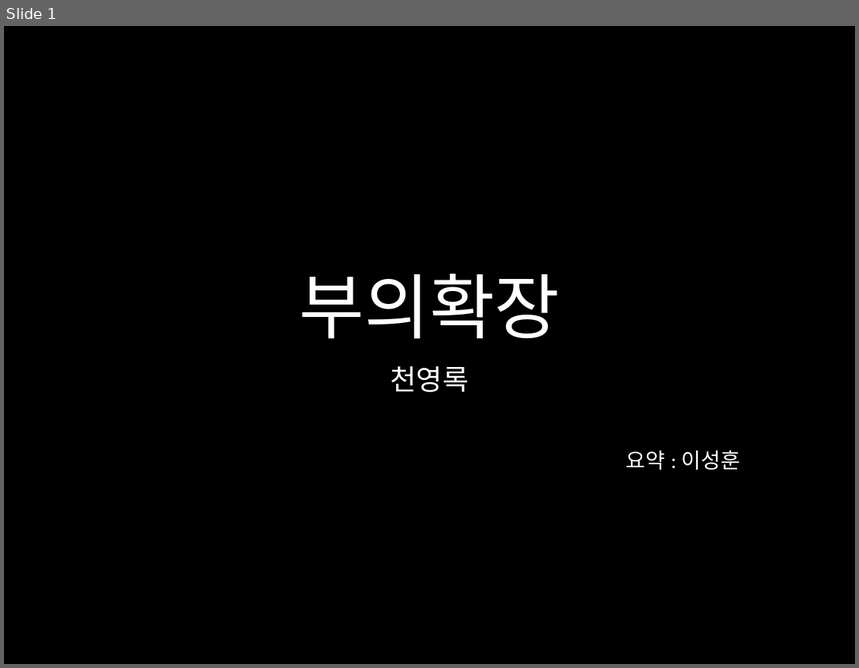
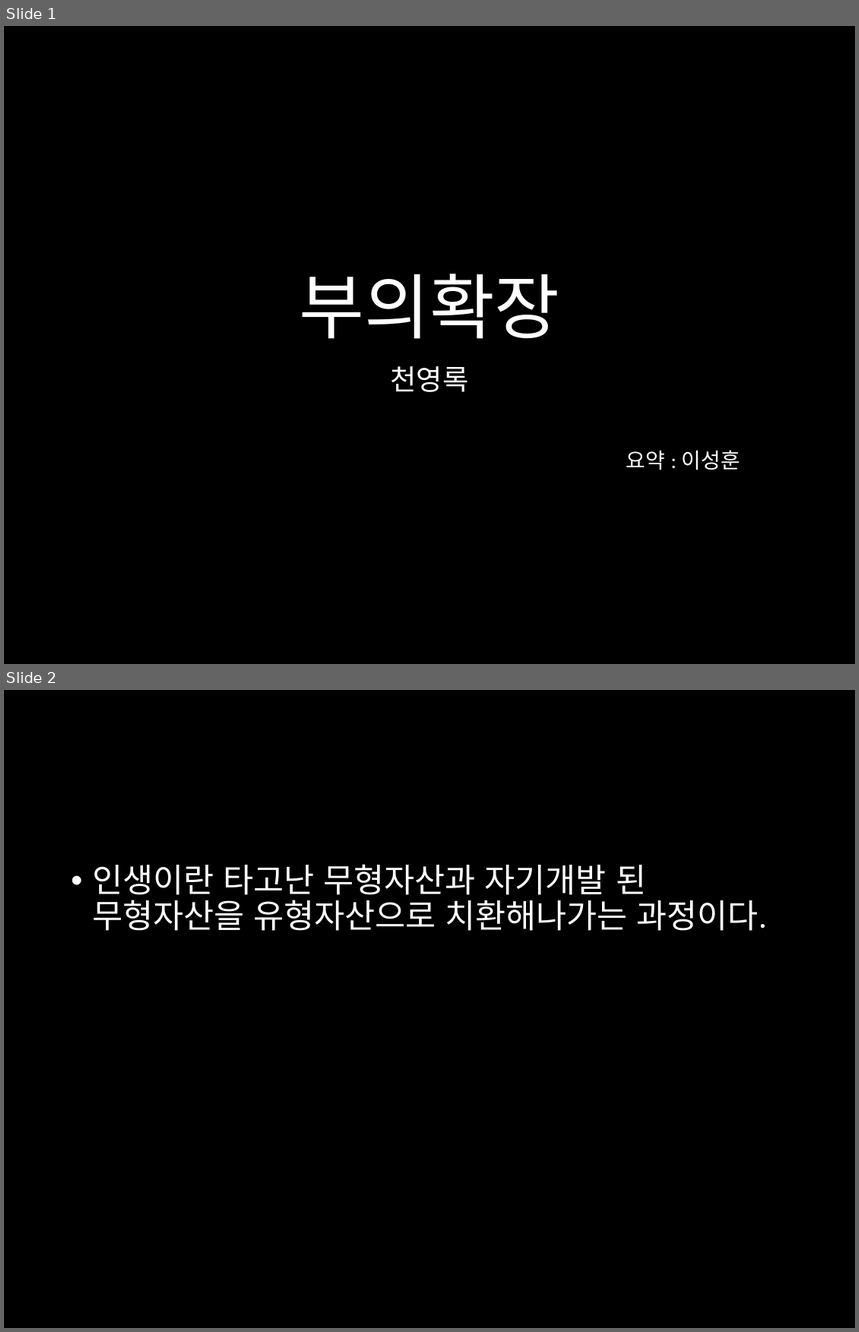
Before and after one commit to harrisleesh/Review, a slide deck: 부의확장.pptx. Shown one above the other, each under a label of ours: slide 1 before the commit, slides 1 and 2 after it. The pictures are 859x668 and 859x1332 pixels, drawn with LibreOffice and Linux fonts; fonts in the diff are those of the drawing. Boxes give left, top, right and bottom in pixels: in the first picture for what was removed or moved away, otherwise in the second. Text is boxed around its words. In the diff, an @@ line names an element or a change of style, - is before the commit and + after.

Commit message:
Second commit
부의 확장 Contents
무형자산과 유형자산

```diff
--- a/부의확장.pptx
+++ b/부의확장.pptx
@@ slide 2 added at (4,690,855,1328), background #000000 @@
@@ text added at (92,864,767,931), 28 pt, text #FFFFFF @@
+• 인생이란 타고난 무형자산과 자기개발 된 무형자산을 유형자산으로 치환해나가는 과정이다.
```
Also in this commit, not shown: 5 other slides added.
